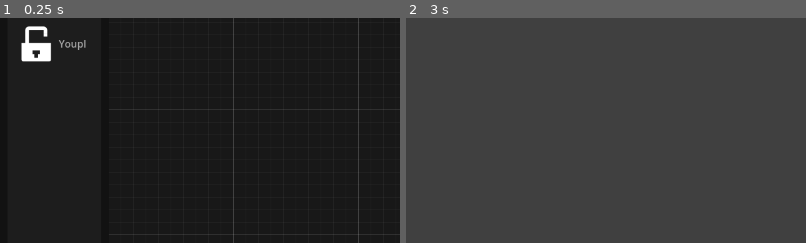
Above: before the commit, frames 1-2 (left to right).
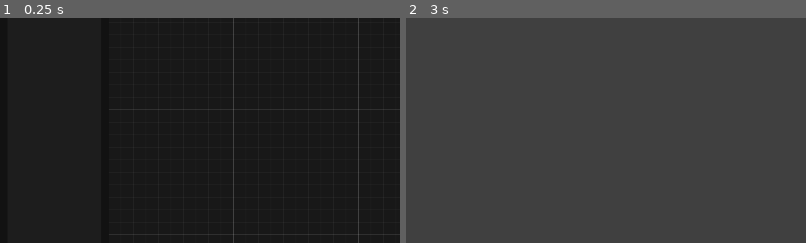
Above: after the commit, the same moments.

Repository: open-source-church/hirondelle-godot
Game: Godot game, scene res://scenes/controls/test.tscn
Two runs of this game, one before a commit and one after it. Both use one fixed random seed, a clock stepped at 60 frames per second and the inputs below.
Inputs:
- Up to frame 1 (0.25 s): no input
- Up to frame 2 (3 s): click "Load" at 0.5 s; click "Clear" at 1.25 s; click "Add node" at 2 s; click "Show window" at 2.75 s
The pictures show only the part of the screen within x 0-50%, y 45-95%; the shares and areas given below are measured in that part.

The runs differ from the first frame. In frame 1, 0.9% of the frame differs, in the area x 5-22%, y 3-20%; in frame 2, nothing differs.
Error in both runs: Attempt to call function 'get_as_text' in base 'null instance' on a null instance. (res://scenes/nodes/graph_edit_test.gd:190)

Commit message:
Adds: delete, copy, paste, duplicate nodes

Diff:
--- a/scenes/controls/test.tscn
+++ b/scenes/controls/test.tscn
@@ -40,10 +40,6 @@
 corner_radius_top_right = 6
 corner_radius_bottom_right = 6
 corner_radius_bottom_left = 6
-
-[sub_resource type="AtlasTexture" id="AtlasTexture_5fsma"]
-atlas = ExtResource("3_5tveq")
-region = Rect2(448, 128, 64, 64)
 
 [sub_resource type="Gradient" id="Gradient_qfcjl"]
 offsets = PackedFloat32Array(0.880851, 1)
@@ -190,9 +186,6 @@
 [node name="ItemList" type="ItemList" parent="MarginContainer/VBoxContainer/Nodes/MenuPanel/MarginContainer/VBoxContainer"]
 custom_minimum_size = Vector2(0, 200)
 layout_mode = 2
-item_count = 1
-item_0/text = "Youplaboom"
-item_0/icon = SubResource("AtlasTexture_5fsma")
 
 [node name="Tabs" type="TabContainer" parent="MarginContainer/VBoxContainer/Nodes"]
 layout_mode = 2
@@ -252,4 +245,8 @@
 
 [connection signal="child_entered_tree" from="MarginContainer/VBoxContainer/Nodes/Tabs/Nodes/GraphEdit" to="MarginContainer/VBoxContainer/Nodes/Tabs/Nodes/GraphEdit" method="on_child_enter_tree"]
 [connection signal="connection_request" from="MarginContainer/VBoxContainer/Nodes/Tabs/Nodes/GraphEdit" to="MarginContainer/VBoxContainer/Nodes/Tabs/Nodes/GraphEdit" method="_on_connection_request"]
+[connection signal="copy_nodes_request" from="MarginContainer/VBoxContainer/Nodes/Tabs/Nodes/GraphEdit" to="MarginContainer/VBoxContainer/Nodes/Tabs/Nodes/GraphEdit" method="_on_copy_nodes_request"]
+[connection signal="delete_nodes_request" from="MarginContainer/VBoxContainer/Nodes/Tabs/Nodes/GraphEdit" to="MarginContainer/VBoxContainer/Nodes/Tabs/Nodes/GraphEdit" method="_on_delete_nodes_request"]
 [connection signal="disconnection_request" from="MarginContainer/VBoxContainer/Nodes/Tabs/Nodes/GraphEdit" to="MarginContainer/VBoxContainer/Nodes/Tabs/Nodes/GraphEdit" method="_on_disconnection_request"]
+[connection signal="duplicate_nodes_request" from="MarginContainer/VBoxContainer/Nodes/Tabs/Nodes/GraphEdit" to="MarginContainer/VBoxContainer/Nodes/Tabs/Nodes/GraphEdit" method="_on_duplicate_nodes_request"]
+[connection signal="paste_nodes_request" from="MarginContainer/VBoxContainer/Nodes/Tabs/Nodes/GraphEdit" to="MarginContainer/VBoxContainer/Nodes/Tabs/Nodes/GraphEdit" method="_on_paste_nodes_request"]
--- a/scenes/nodes/base_node.gd
+++ b/scenes/nodes/base_node.gd
@@ -264,3 +264,19 @@
 			s.vals[v] = VALS[v].value
 
 	return s
+
+func load(data : Dictionary) -> void:
+	position_offset = Vector2(data.pos.x, data.pos.y)
+	for _name in data.vals:
+		if not _name in VALS:
+			print("Found value of '%s' in the save file while loading node '%s', but it's not in the node definition. This should not happen." % [name, type])
+			continue
+		if VALS[_name].type == G.graph.TYPES.VEC2:
+			VALS[_name].value = Vector2(data.vals[_name].x, data.vals[_name].y)
+		elif VALS[_name].type == G.graph.TYPES.COLOR:
+			VALS[_name].value = Color(data.vals[_name])
+		else:
+			VALS[_name].value = data.vals[_name]
+		# Update the node with each value set to be sure it's properly displayed
+		_last_port_changed = _name
+		update()
--- a/scenes/nodes/graph_edit_test.gd
+++ b/scenes/nodes/graph_edit_test.gd
@@ -194,21 +194,8 @@
 	for n in content.nodes:
 		print("Loading node: ", n.name)
 		var node := add_node(n.type)
-		node.position_offset = Vector2(n.pos.x, n.pos.y)
 		node.name = n.name
-		for _name in n.vals:
-			if not _name in node.VALS:
-				print("Found value of '%s' in the save file while loading node '%s', but it's not in the node definition. This should not happen." % [_name, node._type])
-				continue
-			if node.VALS[_name].type == TYPES.VEC2:
-				node.VALS[_name].value = Vector2(n.vals[_name].x, n.vals[_name].y)
-			elif node.VALS[_name].type == TYPES.COLOR:
-				node.VALS[_name].value = Color(n.vals[_name])
-			else:
-				node.VALS[_name].value = n.vals[_name]
-			# Update the node with each value set to be sure it's properly displayed
-			node._last_port_changed = _name
-			node.update()
+		node.load(n)
 
 	for c in content.connections:
 		var from = get_node_by_id(c.from_node)
@@ -249,3 +236,85 @@
 			if (node.position_offset + node.get_output_port_position(i) - _pos).length() < 10:
 				return { "node": node, "side": HBaseNode.OUTPUT, "index": i }
 	return {}
+
+
+func _on_delete_nodes_request(nodes: Array[StringName]) -> void:
+	print("Delete node request: ", nodes)
+
+	for n in nodes:
+		var _n = get_node(NodePath(n))
+		# Remove connections
+		var connections = get_connection_list().filter(func (c): return c.from_node == n or c.to_node == n)
+		for c in connections:
+			disconnect_node(c.from_node, c.from_port, c.to_node, c.to_port)
+		# Remove node
+		_n.queue_free()
+
+func get_selected_nodes() -> Array[Node]:
+	return get_children().filter(func (c): return c is HBaseNode and c.selected)
+
+func get_mouse_position() -> Vector2:
+	return (get_local_mouse_position() + scroll_offset) / zoom
+
+func _on_copy_nodes_request() -> void:
+	var to_copy = {
+		"nodes": [],
+		"connections": [],
+	}
+	var selected = get_selected_nodes()
+
+	for n in selected:
+		to_copy.nodes.append(n.save())
+
+	for c in map_full(get_connection_list()):
+		if not c.from_node in selected or not c.to_node in selected:
+			continue
+		to_copy.connections.append({
+			"from_node": c.from_node.name,
+			"to_node": c.to_node.name,
+			"from_port": c.from_port.name,
+			"to_port": c.to_port.name
+		})
+	DisplayServer.clipboard_set(JSON.stringify(to_copy, "  "))
+
+func _on_paste_nodes_request() -> void:
+	var to_paste = JSON.parse_string(DisplayServer.clipboard_get())
+	if not to_paste:
+		print("Paste: invalid content - not JSON")
+		return
+	if not "nodes" in to_paste or not "connections" in to_paste:
+		print("Paste: invalid content")
+		return
+
+	set_selected(null)
+
+	# Get center of nodes, and mouse position, to position pasted nodes relatively
+	var center := Vector2()
+	for n in to_paste.nodes:
+		center += Vector2(n.pos.x, n.pos.y)
+	center = center / to_paste.nodes.size()
+	var delta_pos := get_mouse_position() - center
+
+	# Node need to get new names (uniques), so we keep them in a map in order to
+	# update connections accordingly.
+	var name_map = {}
+	for n in to_paste.nodes:
+		var node := add_node(n.type)
+		name_map[n.name] = node.name
+		node.load(n)
+		node.position_offset += delta_pos
+		node.selected = true
+
+	for c in to_paste.connections:
+		c.from_node = name_map.get(c.from_node, c.from_node)
+		c.to_node = name_map.get(c.to_node, c.to_node)
+		var from = get_node_by_id(c.from_node)
+		var to = get_node_by_id(c.to_node)
+		connect_node(c.from_node, from.get_port_number(c.from_port), c.to_node, to.get_port_number(c.to_port))
+
+
+func _on_duplicate_nodes_request() -> void:
+	var clipboard = DisplayServer.clipboard_get()
+	_on_copy_nodes_request()
+	_on_paste_nodes_request()
+	DisplayServer.clipboard_set(clipboard)
Not shown: 1 places in scenes/controls/test.tscn that only renumber resources
